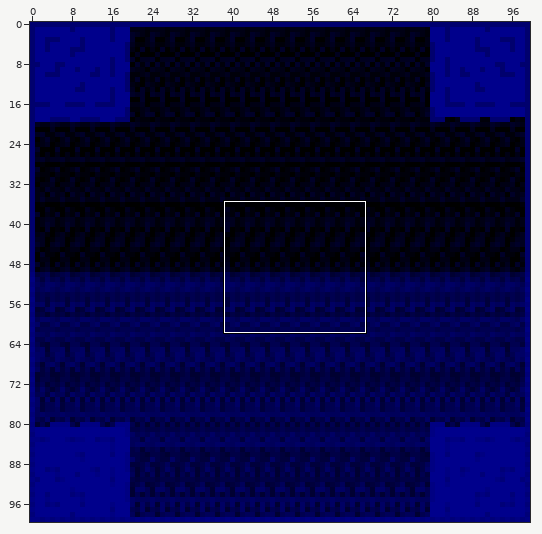
Sprite sheet -- CapstoneProject/Assets/map.png. The first picture is a wide view before the edit; the outline marks the close-up.
Close-up. Before the commit:
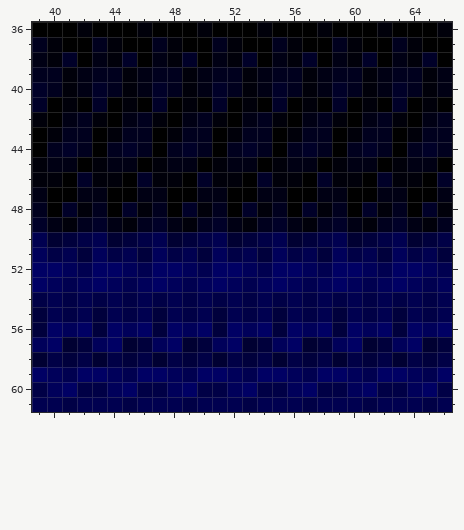
The file is 100x100 pixels. Shown: x 39..66, y 36..61.
After:
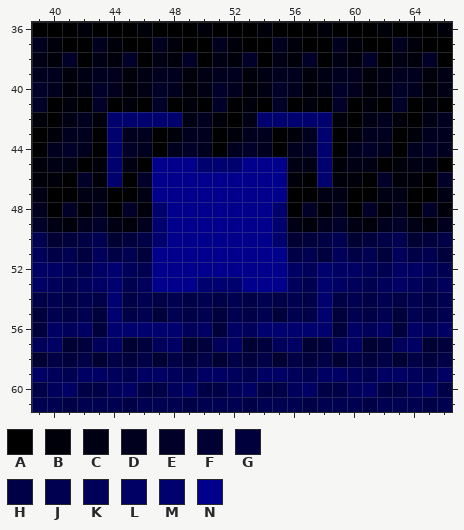
Palette (. is transparent): A #000000  B #00000a  C #000014  D #00001e  E #000028  F #000032  G #00003c  H #000046  J #000050  K #00005a  L #000064  M #00006e  N #00008c
Diff:
{"y":42,"x":44,"old":"ACDBA","new":"MMMMM"}
{"y":42,"x":54,"old":"DBACD","new":"MMMMM"}
{"y":43,"x":44,"old":"B","new":"M"}
{"y":43,"x":58,"old":"D","new":"M"}
{"y":44,"x":44,"old":"D","new":"M"}
{"y":44,"x":58,"old":"D","new":"M"}
{"y":45,"x":44,"old":"C","new":"M"}
{"y":45,"x":47,"old":"BCCABCCAB","new":"NNNMMMNNN"}
{"y":45,"x":58,"old":"A","new":"M"}
{"y":46,"x":44,"old":"B","new":"M"}
{"y":46,"x":47,"old":"BBAEBBAEB","new":"NNNNNNNNN"}
{"y":46,"x":58,"old":"E","new":"M"}
{"y":47,"x":47,"old":"CAACCAACC","new":"NNNNNNNNN"}
{"y":48,"x":47,"old":"DAEBDAEBD","new":"MNNNNNNNM"}
{"y":49,"x":47,"old":"ECBDECBDE","new":"MNNNNNNNM"}
{"y":50,"x":47,"old":"JFGHJFGHJ","new":"MNNNNNNNM"}
{"y":51,"x":47,"old":"KHJGKHJGK","new":"NNNNNNNNN"}
{"y":52,"x":44,"old":"L","new":"M"}
{"y":52,"x":47,"old":"LLKJLLKJL","new":"NNNNNNNNN"}
{"y":52,"x":58,"old":"J","new":"M"}
{"y":53,"x":44,"old":"K","new":"M"}
{"y":53,"x":47,"old":"LKJKLKJKL","new":"NNNMMMNNN"}
{"y":53,"x":58,"old":"K","new":"M"}
{"y":54,"x":44,"old":"J","new":"M"}
{"y":54,"x":58,"old":"J","new":"M"}
{"y":55,"x":44,"old":"J","new":"M"}
{"y":55,"x":58,"old":"J","new":"M"}
{"y":56,"x":44,"old":"LKLGL","new":"MMMMM"}
{"y":56,"x":54,"old":"LGLKL","new":"MMMMM"}
{"label":"changed","picture_box":[107,112,332,337]}
